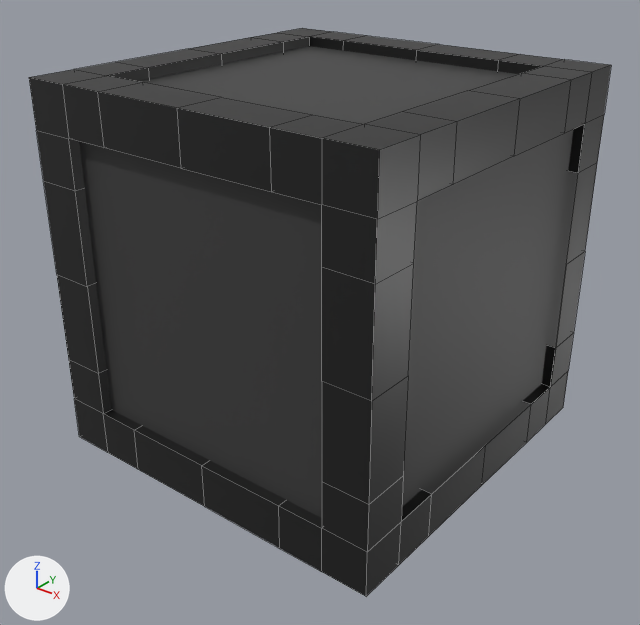
The Blender file game block.blend: old version first, new version second.
The view is the same before and after, from a 50 mm camera at (2.69, -3.44, 1.82) aimed at (0.04, -0.12, -0.24). Lighting does not change. The marker at lower left points along +X, +Y and +Z. Mesh edges are drawn as thin lines.

The scene before the commit, as lines of its bpy script (objects in view):
```python
mat_material = principled_material('Material')
mat_material.base_color = (0.0103, 0.0103, 0.0103)  # black #1a1a1a
mat_material.roughness = 0.4
me_cube = bpy.data.meshes.new('Cube')
me_cube.from_pydata(...)  # 331 vertices, 308 faces, 12 loose edges; spans x -1.0..1.0, y -1.0..1.0, z -1.0..1.0
me_cube.materials.append(mat_material)  # black #1a1a1a
me_cube_001 = bpy.data.meshes.new('Cube.001')
me_cube_001.from_pydata(...)  # a box spanning x -1.0..1.0, y -1.0..1.0, z -1.0..1.0
me_cube_001.materials.append(mat_material_001)  # black #3c3c3c
ob_cube = bpy.data.objects.new('Cube', me_cube)
ob_cube.location = (0.0, 0.0, 0.0)
ob_cube_001 = bpy.data.objects.new('Cube.001', me_cube_001)
ob_cube_001.location = (0.0, 0.0, 0.0)
ob_cube_001.scale = (0.945, 0.945, 0.945)
```
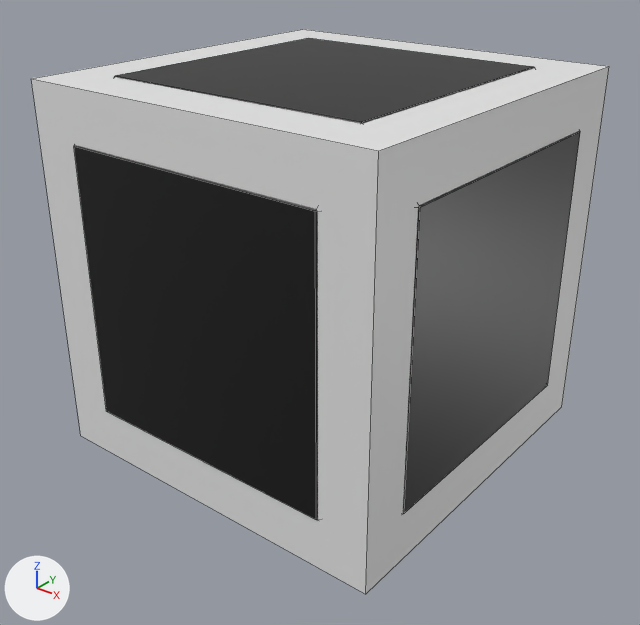
Location of each change, [x1, y1, x2, y2] in pixels of the pictures (640 x 625 px):
'Cube.001', recoloured, surface changed, reshaped, rescaled
    before: [79, 46, 578, 518]
    after: [74, 38, 580, 520]
'Cube', recoloured, surface changed, reshaped, rescaled (black to grey)
    before: [29, 28, 611, 596]
    after: [31, 29, 609, 594]
part 1 of me_cube, deleted
    before: [29, 28, 611, 596]

What changed in the scene script:
```text
Change mat_material:
    mat_material.base_color: (0.0103, 0.0103, 0.0103) -> (0.0604, 0.0604, 0.0604)  # black #1a1a1a -> dark grey #464646
    mat_material.metallic: 0.0 -> 1.0
Change me_cube:
    used by ob_cube; location = (0.0, 0.0, 0.0)
    remove me_cube.from_pydata(...)  # 331 vertices, 308 faces, 12 loose edges; spans x -1.0..1.0, y -1.0..1.0, z -1.0..1.0
    remove me_cube.materials.append(mat_material)  # black #1a1a1a
    add me_cube.from_pydata(...)  # 8 vertices, 6 faces; spans x -1.0..1.0, y -1.0..1.0, z -1.0..1.0
    me_cube part 1: 323 vertices removed from x -1.0..1.0, y -1.0..1.0, z -1.0..1.0
Change me_cube_001:
    used by ob_cube_001; location = (0.0, 0.0, 0.0); scale = (0.945, 0.945, 0.945)
    remove me_cube_001.from_pydata(...)  # 8 vertices, 6 faces; spans x -1.0..1.0, y -1.0..1.0, z -1.0..1.0
    remove me_cube_001.materials.append(mat_material_001)  # black #3c3c3c
    add me_cube_001.from_pydata(...)  # 24 vertices, 26 faces; spans x -1.0..1.0, y -1.0..1.0, z -1.0..1.0
    me_cube_001 part 2: the whole mesh is rebuilt
    add me_cube_001.materials.append(mat_material)  # dark grey #464646
Change ob_cube:
    ob_cube.scale: (1.0, 1.0, 1.0) -> (0.994, 0.994, 0.994)
Change ob_cube_001:
    ob_cube_001.scale: (0.945, 0.945, 0.945) -> (1.0, 1.0, 1.0)
```
